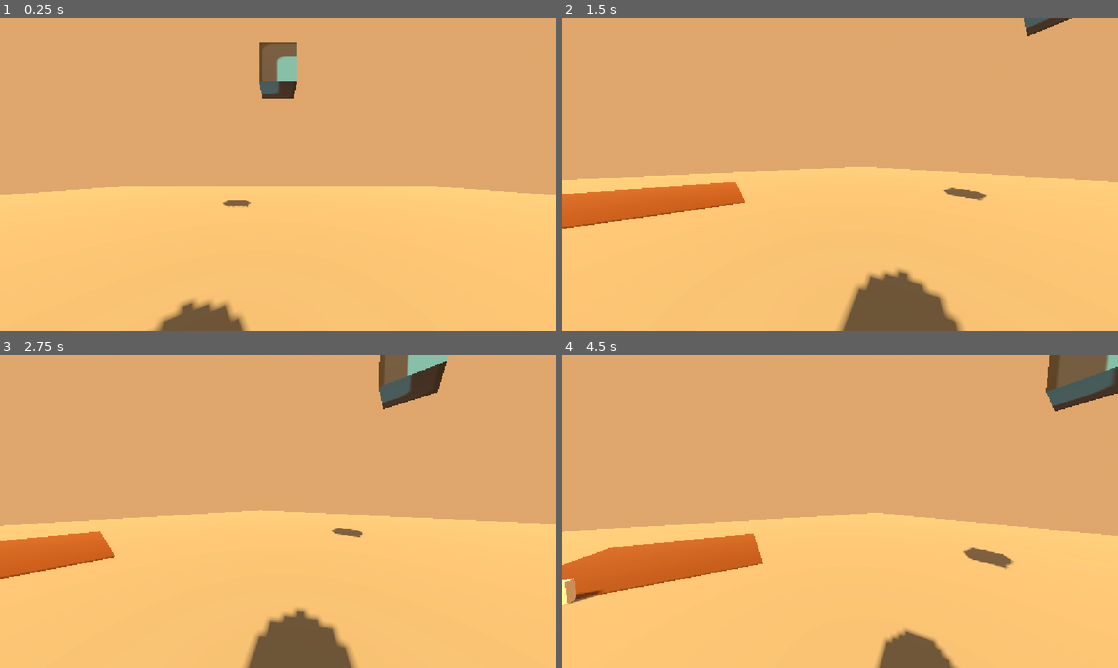
Above: before the commit, frames 1-4 (two rows, left to right).
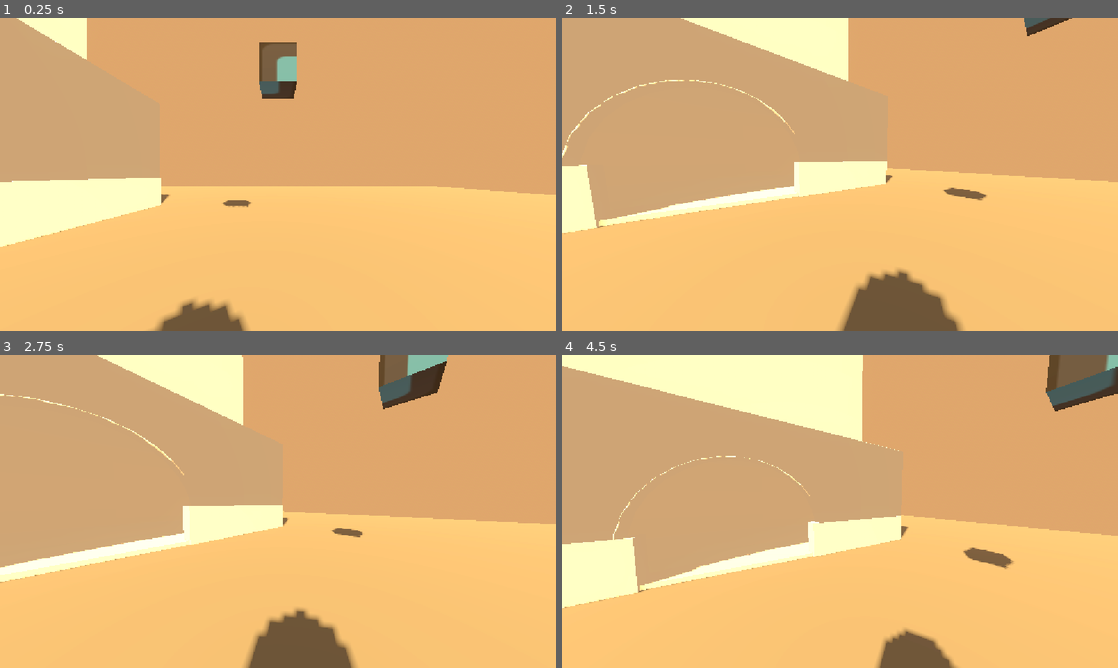
Above: after the commit, the same moments.

Repository: catbot109-blip/One-Roll
Game: Godot game, scene res://character_body_3d.tscn
Two runs of this game, one before a commit and one after it. Both use one fixed random seed, a clock stepped at 60 frames per second and the inputs below. The engine's default icon, where the game draws it, is replaced by a stand-in: a white triangle on a blue panel in a dark square.
Inputs (mouse positions are in pixels of both pictures, inside the frame that each line leads up to):
- Up to frame 1 (0.25 s): no input
- Up to frame 2 (1.5 s): tap Enter (ui_accept) at 0.5, 0.77 s; move the mouse to (962, 158) at 0.52 s; hold Right (ui_right) 0.53-1.28 s; hold Shift 0.53-1.28 s; click (962, 158) at 0.67 s; move the mouse to (812, 174) at 1.27 s; hold Up (ui_up) from 1.28 s (still down); tap Shift at 1.35 s
- Up to frame 3 (2.75 s): keep holding Up (ui_up); tap Enter (ui_accept) at 1.52 s; move the mouse to (289, 505) at 2.02 s; hold Shift from 2.03 s (still down)
- Up to frame 4 (4.5 s): keep holding Up (ui_up); tap Enter (ui_accept) at 2.75, 3.02, 3.77 s; move the mouse to (834, 517) at 2.77 s; release Shift at 2.78 s; tap Shift at 2.85, 4.35 s; move the mouse to (878, 514) at 3.52 s; hold Shift 3.53-4.28 s; move the mouse to (795, 508) at 4.27 s

The runs differ from the first frame. In frame 1, 5.2% of the frame differs, in the area x 0-31%, y 0-74%; in frame 2, 10%; in frame 3, 9.5%; in frame 4, 19%, in the area x 0-63%, y 0-81%.

Commit message:
added waterhouse

Diff:
--- a/character_body_3d.tscn
+++ b/character_body_3d.tscn
@@ -1,8 +1,7 @@
 [gd_scene format=3 uid="uid://b0fvss7b4l8r"]
 
 [ext_resource type="Texture2D" uid="uid://baip2s42n8kr0" path="res://icon.svg" id="1_iwpo4"]
-[ext_resource type="Material" uid="uid://gr484joa3aif" path="res://floormaterial.tres" id="2_vd578"]
-[ext_resource type="Material" uid="uid://db0sdfki1mra7" path="res://wallmaterial.tres" id="3_c7tqt"]
+[ext_resource type="PackedScene" uid="uid://cho8td66lms1c" path="res://waterhouse.glb" id="2_fb3t6"]
 
 [sub_resource type="ProceduralSkyMaterial" id="ProceduralSkyMaterial_bu0v1"]
 sky_horizon_color = Color(0.66224277, 0.6717428, 0.6867428, 1)
@@ -103,12 +102,6 @@
 
 [sub_resource type="BoxMesh" id="BoxMesh_yobb1"]
 
-[sub_resource type="BoxMesh" id="BoxMesh_2dkg6"]
-size = Vector3(5.67334, 0.037487306, 5.88916)
-
-[sub_resource type="BoxMesh" id="BoxMesh_204hi"]
-size = Vector3(0.21875, 0.59472656, 1.916626)
-
 [node name="Node3D" type="Node3D" unique_id=957488507]
 
 [node name="WorldEnvironment" type="WorldEnvironment" parent="." unique_id=2037604711]
@@ -156,13 +149,5 @@
 
 [node name="waterhouse" type="Node" parent="." unique_id=1298833414]
 
-[node name="floor" type="MeshInstance3D" parent="waterhouse" unique_id=443369445]
-transform = Transform3D(1, 0, 0, 0, 1, 0, 0, 0, 1, -8.912433, 0.02446635, 2.44458)
-material_override = ExtResource("2_vd578")
-mesh = SubResource("BoxMesh_2dkg6")
-
-[node name="walls" type="MeshInstance3D" parent="waterhouse" unique_id=909106426]
-transform = Transform3D(1, 0, 0, 0, 1, 0, 0, 0, 1.0568386, -6.008628, 0.19111812, 4.3751087)
-material_override = ExtResource("3_c7tqt")
-gi_lightmap_texel_scale = 1.595
-mesh = SubResource("BoxMesh_204hi")
+[node name="waterhouse" parent="waterhouse" unique_id=331122273 instance=ExtResource("2_fb3t6")]
+transform = Transform3D(1, 0, 0, 0, 1, 0, 0, 0, 1, -13.289869, 0, 0)
Binary file added: waterbar.fbx
Not shown, added: waterbar.fbx.import
Binary file added: waterhouse.glb
Not shown, added: waterhouse.glb.import
